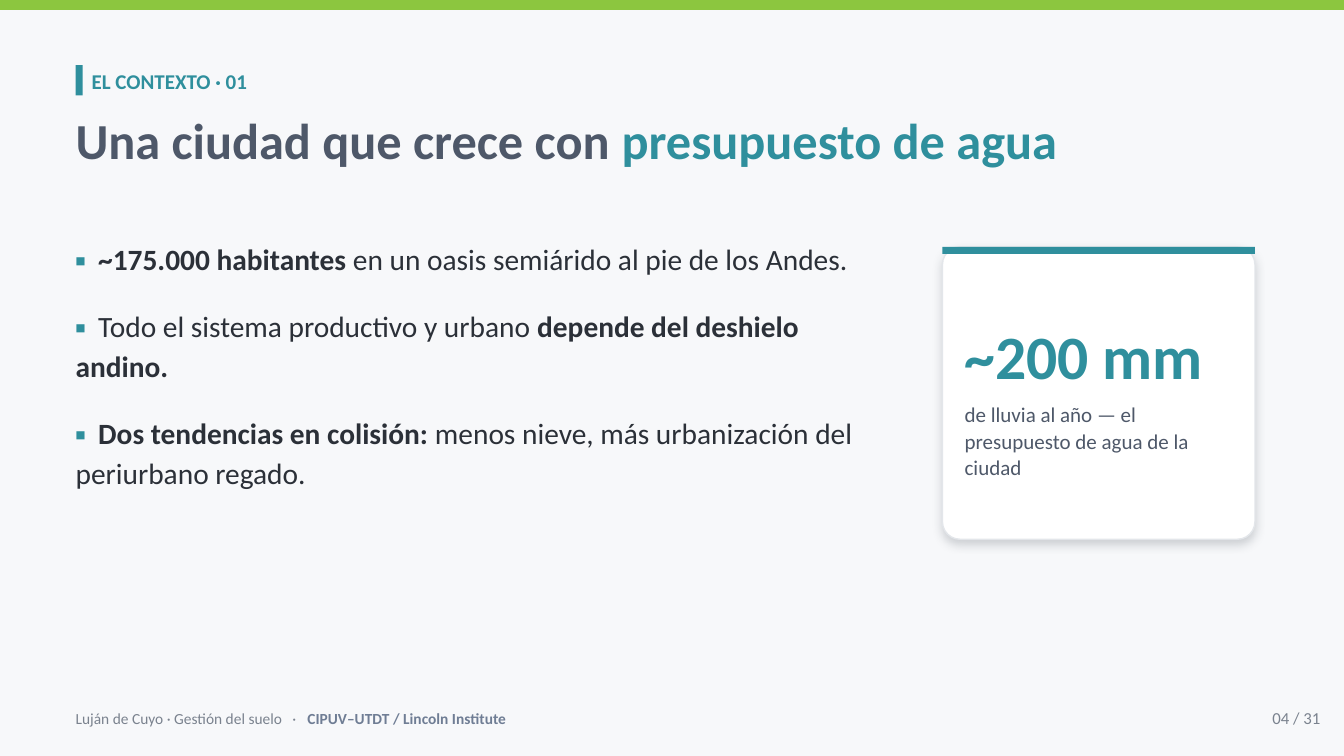
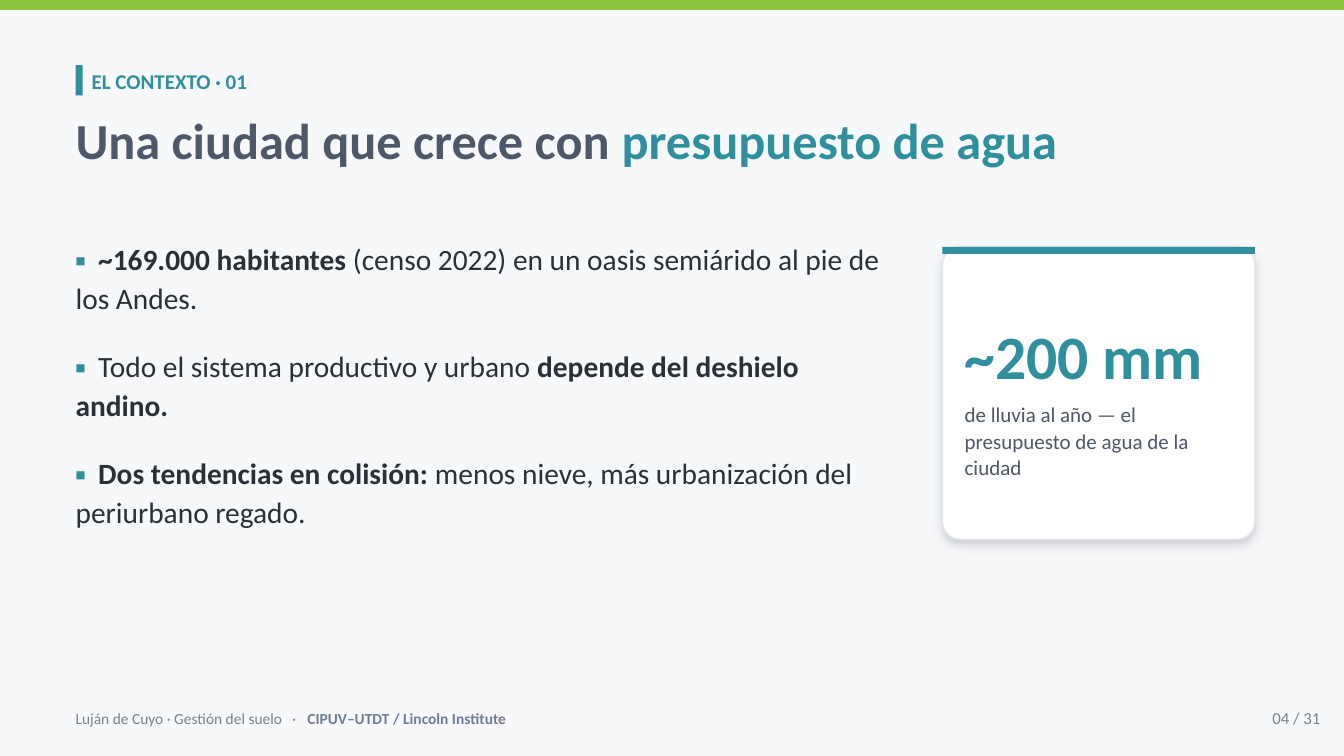
Before and after one commit to cgoytia-droid/cgoytia-droid.github.io, a slide deck: slide 4 of presentations/lujan-de-cuyo-gestion-suelo.pptx. Drawn at 1344x756 pixels with LibreOffice and Linux fonts; fonts in the diff are those of the drawing. Boxes give left, top, right and bottom in pixels: in the first picture for what was removed or moved away, otherwise in the second. Text is boxed around its words. In the diff, an @@ line names an element or a change of style, - is before the commit and + after.

```diff
--- a/presentations/lujan-de-cuyo-gestion-suelo.pptx
+++ b/presentations/lujan-de-cuyo-gestion-suelo.pptx
@@ text at bbox=[76, 249, 879, 309]: text changed @@
-▪ ~175.000 habitantes en un oasis semiárido al pie de los Andes.
+▪ ~169.000 habitantes (censo 2022) en un oasis semiárido al pie de los Andes.
```
Also in this commit, not shown: 2 other files.
